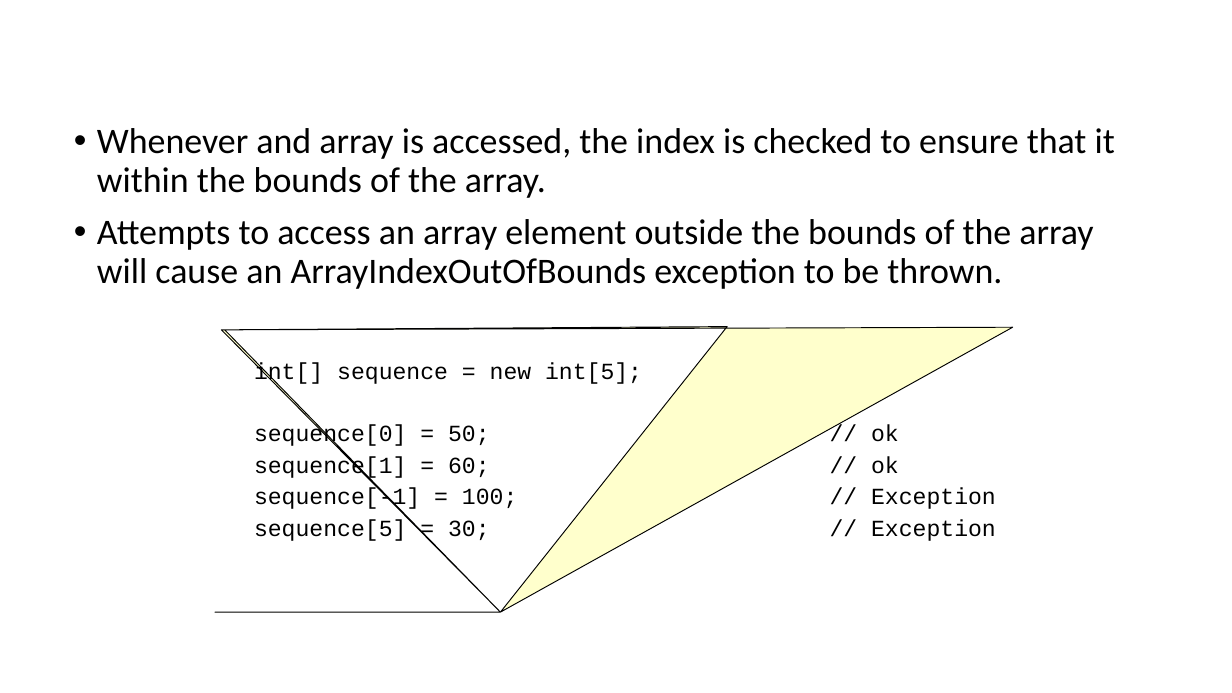
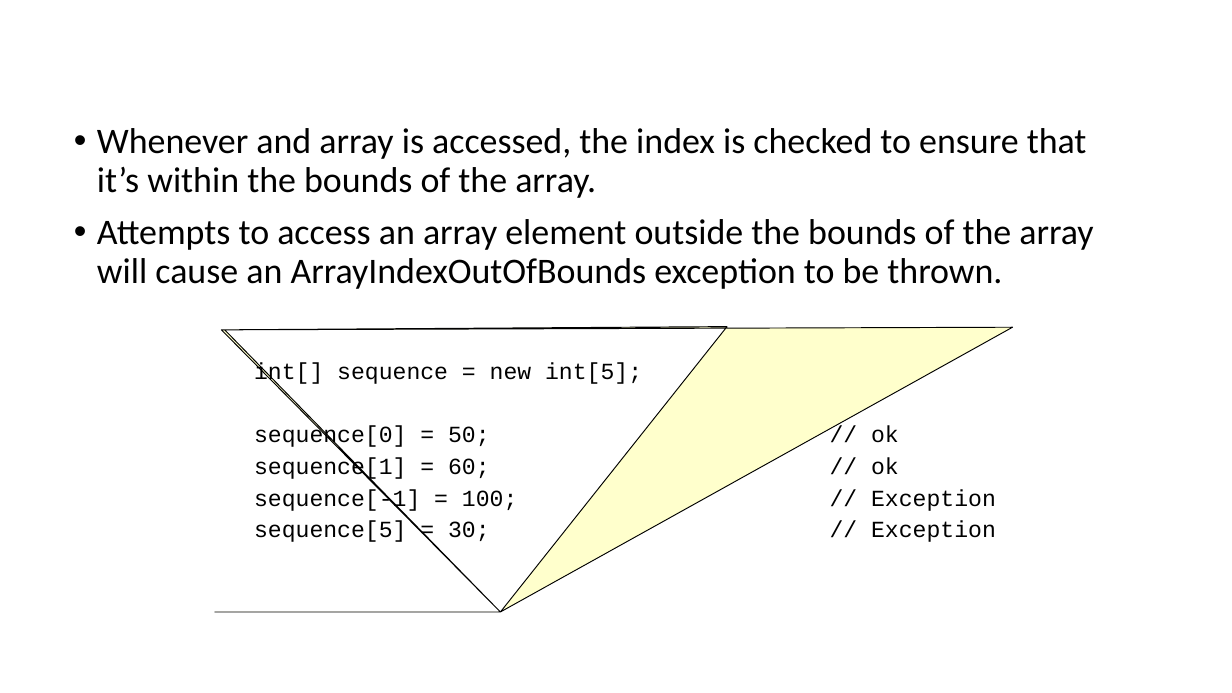
Before and after one commit to gmierzwinski/gmierzwinski.github.io, a slide deck: slide 15 of bishops/cs321/resources/CS321_Lecture_03B.ppt. Drawn at 1232x693 pixels with LibreOffice and Linux fonts; fonts in the diff are those of the drawing; background and template pictures are left out. Boxes give left, top, right and bottom in pixels: in the first picture for what was removed or moved away, otherwise in the second. Text is boxed around its words. In the diff, an @@ line names an element or a change of style, - is before the commit and + after.

```diff
--- a/bishops/cs321/resources/CS321_Lecture_03B.ppt
+++ b/bishops/cs321/resources/CS321_Lecture_03B.ppt
@@ text at box(97, 128, 1087, 198): text changed @@
-• Whenever and array is accessed, the index is checked to ensure that it within the bounds of the array.
+• Whenever and array is accessed, the index is checked to ensure that it’s within the bounds of the array.
```
Also in this commit, not shown: 11 other slides changed, 1 other file.
